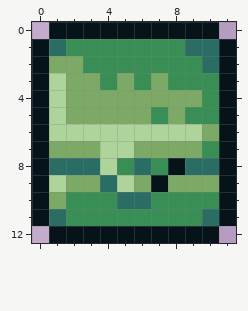
File history of a pixel-art sprite, Items/Consumable/LinkCable.png. The first picture shows the starting point.
The file is 24x26 pixels, drawn in blocks of 2x2; one block is one cell here.
Once edited:
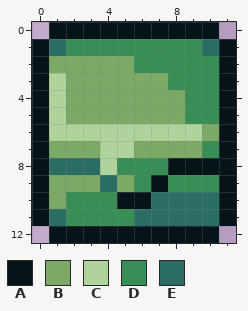
Palette (. is transparent): A #061318  B #7caa66  C #afd49b  D #398e56  E #296d64
Changes in this commit:
@@ x 0..11 @@
  0 .AAAAAAAAAA.
- 1 AEDDDDDDDEEA
- 2 ABBDDDDDDDEA
- 3 ACBBDBDBDDDA
- 4 ACBBBBBBBBDA
- 5 ACBBBBBDBDDA
+ 1 AEDDDDDDDDEA
+ 2 ABBBBBDDDDDA
+ 3 ACBBBBBBDDDA
+ 4 ACBBBBBBBDDA
+ 5 ACBBBBBBBDDA
  6 ACCCCCCCCCBA
  7 ABBBCCBBBBDA
- 8 AEEECDEDAEEA
- 9 ACBBECBABBBA
-10 ABDDDEEDDDDA
-11 AEDDDDDDDDEA
+ 8 AEEECDDDAAAA
+ 9 ABBBEBDADDDA
+10 ABDDDAAEEEEA
+11 AEDDDDEEEEEA
 12 .AAAAAAAAAA.
Pixel boxes of the changes (left, top, right, bottom) in both pictures:
changed: (49, 39, 219, 226)
